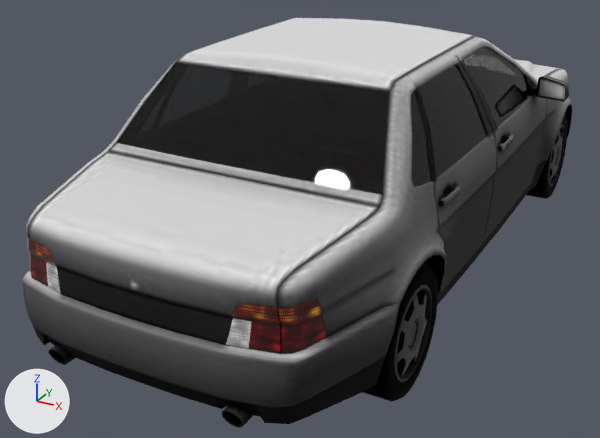
An edit to the glTF model public/assets/models/vehicles/v2/v2-sedan.glb, drawn before and after from the same camera.
Both versions are drawn from a 50 mm camera at (2.0, -4.56, 2.36) aimed at (-0.29, -0.38, 0.27). The axes (+X, +Y, +Z) are drawn at lower left. The lights are the same throughout. The picture after the commit comes second. Where no turn or scale is listed for an object, it has been applied to the vertices. Vertices at exactly the same position are counted once.
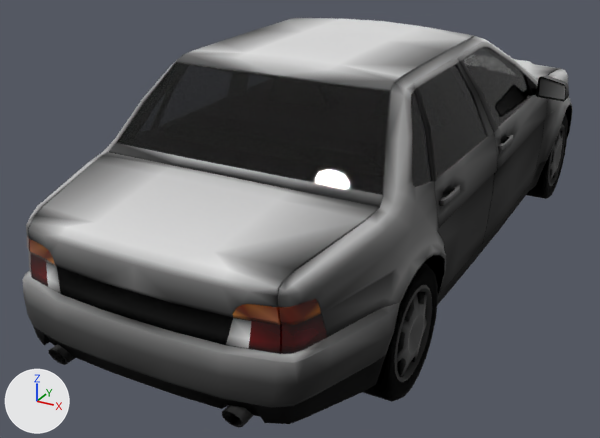
Where the change shows, as pixel boxes (x1, y1, x2, y2) in the pictures (600 x 438 px):
'Mesh_0', surface changed, recoloured (white to grey)
    both: (22, 18, 572, 418)
'Mesh_2', surface changed, recoloured
    both: (27, 239, 327, 354)

Patch to the scene script:
```diff
--- a/public/assets/models/vehicles/v2/v2-sedan.glb.py
+++ b/public/assets/models/vehicles/v2/v2-sedan.glb.py
@@ mat_body @@
 n0 = _N.new('ShaderNodeBsdfPrincipled'); n0.name = 'Principled BSDF'
 n1 = _N.new('ShaderNodeOutputMaterial'); n1.name = 'Material Output'
-n2 = _N.new('ShaderNodeTexImage'); n2.name = 'Image Texture'
-n2.image = img_image_1
+n3 = _N.new('ShaderNodeVertexColor'); n3.name = 'Color Attribute'
 _L.new(n0.outputs[0], n1.inputs[0])  # 'BSDF' to 'Surface'
-_L.new(n2.outputs[0], n0.inputs[0])  # 'Color' to 'Base Color'
+_L.new(n3.outputs[0], n0.inputs[0])  # 'Color' to 'Base Color'
@@ mat_optics @@
 n0 = _N.new('ShaderNodeBsdfPrincipled'); n0.name = 'Principled BSDF'
 n1 = _N.new('ShaderNodeOutputMaterial'); n1.name = 'Material Output'
-n2 = _N.new('ShaderNodeTexImage'); n2.name = 'Image Texture'
-n2.image = img_image_0
+n3 = _N.new('ShaderNodeVertexColor'); n3.name = 'Color Attribute'
 _L.new(n0.outputs[0], n1.inputs[0])  # 'BSDF' to 'Surface'
-_L.new(n2.outputs[0], n0.inputs[0])  # 'Color' to 'Base Color'
+_L.new(n3.outputs[0], n0.inputs[0])  # 'Color' to 'Base Color'
@@ mat_wheel_4 @@
 n0 = _N.new('ShaderNodeBsdfPrincipled'); n0.name = 'Principled BSDF'
 n1 = _N.new('ShaderNodeOutputMaterial'); n1.name = 'Material Output'
-n2 = _N.new('ShaderNodeTexImage'); n2.name = 'Image Texture'
-n2.image = img_image_2
+n3 = _N.new('ShaderNodeVertexColor'); n3.name = 'Color Attribute'
 _L.new(n0.outputs[0], n1.inputs[0])  # 'BSDF' to 'Surface'
-_L.new(n2.outputs[0], n0.inputs[0])  # 'Color' to 'Base Color'
+_L.new(n3.outputs[0], n0.inputs[0])  # 'Color' to 'Base Color'
@@ me_mesh_0 @@
 me_mesh_0.from_pydata(...)  # 2320 vertices, 4316 faces; spans x -1.05..1.05, y -2.35..2.35, z -0.65..0.65
 # used by ob_mesh_0; location = (-0.001, 0.0, 0.802)
+# me_mesh_0 part 1: texture (UV) coordinates changed
+# me_mesh_0 part 2: vertex colours changed
 me_mesh_0.materials.append(mat_body)
@@ me_mesh_2 @@
 me_mesh_2.from_pydata(...)  # 226 vertices, 354 faces; spans x -0.79..0.79, y -2.25..2.25, z -0.2..0.2
 # used by ob_mesh_2; location = (-0.002, -0.04, 0.617)
+# me_mesh_2 part 3: texture (UV) coordinates changed
+# me_mesh_2 part 4: vertex colours changed
 me_mesh_2.materials.append(mat_optics)
@@ me_mesh_3 @@
 me_mesh_3.from_pydata(...)  # 352 vertices, 592 faces; spans x -0.123..0.123, y -0.328..0.328, z -0.328..0.328
 # used by ob_mesh_3; location = (0.753, -1.395, 0.328)
+# me_mesh_3 part 5: texture (UV) coordinates changed
 me_mesh_3.materials.append(mat_wheel_4)
```
